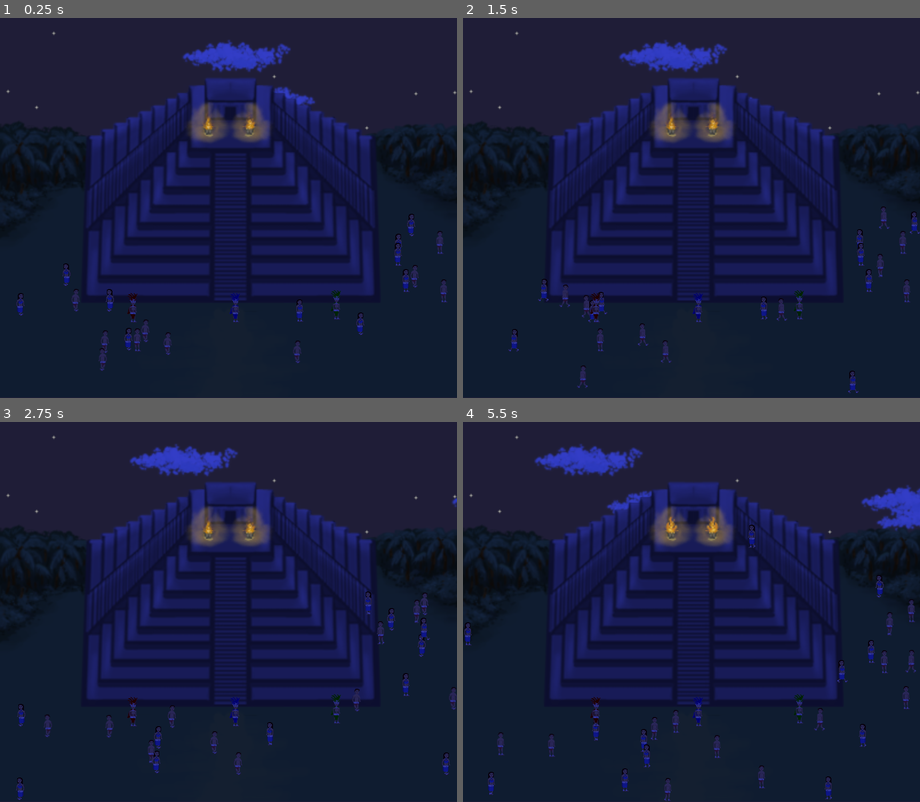
Above: before the commit, frames 1-4 (two rows, left to right).
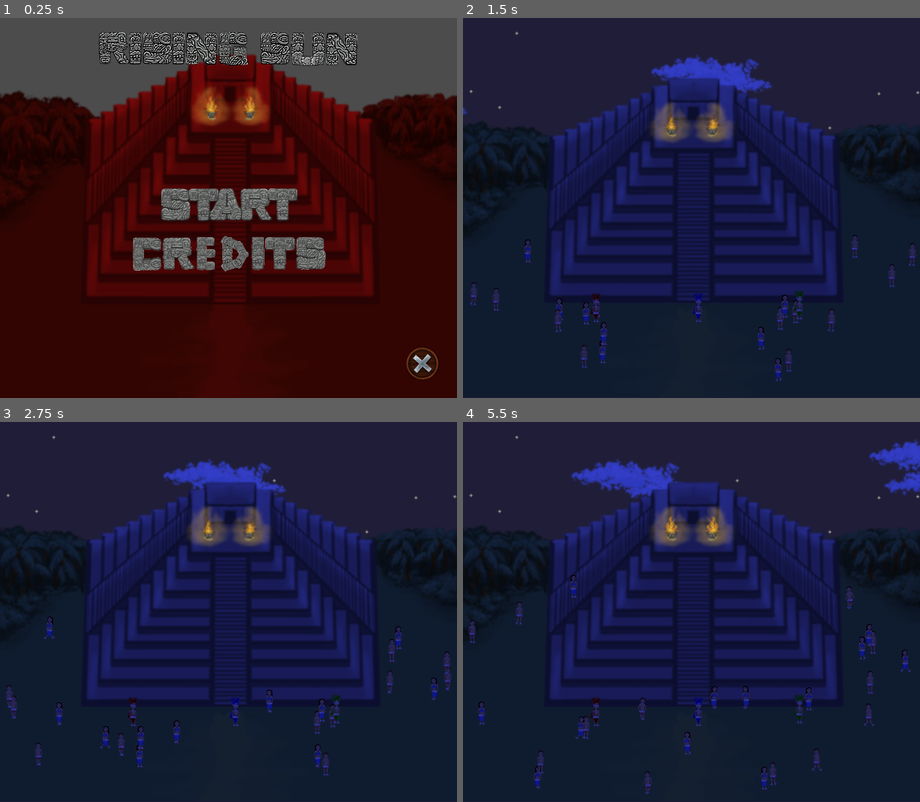
Above: after the commit, the same moments.

Repository: JohnMeadow1/RisingSun
Game: Godot game, scene res://start_scene.tscn
Same seed, same stepped clock (60 frames per second), same inputs: the game is played once before the commit and once after it. Before the commit the project starts from res://main.tscn.
Inputs (mouse positions are in pixels of both pictures, inside the frame that each line leads up to):
- Up to frame 1 (0.25 s): no input
- Up to frame 2 (1.5 s): click (691, 223) at 0.52 s
- Up to frame 3 (2.75 s): no input
- Up to frame 4 (5.5 s): no input

The runs differ from the first frame. In frame 1, 99% of the frame differs, in the area x 0-100%, y 0-100%; in frame 2, 4.0%; in frame 3, 4.3%; in frame 4, 6.5%.

Commit message:
Almost final version

Diff:
--- a/source/main.tscn
+++ b/source/main.tscn
@@ -143,7 +143,6 @@
 
 [node name="StaticBody2D" type="StaticBody2D" parent="background" index="2"]
 
-editor/display_folded = true
 input_pickable = false
 collision_layer = 3
 collision_mask = 3
@@ -209,7 +208,7 @@
 
 [node name="foreground" type="Node2D" parent="." index="1"]
 
-_sections_unfolded = [ "Visibility" ]
+_sections_unfolded = [ "Pause", "Visibility" ]
 __meta__ = {
 "_edit_group_": true,
 "_edit_lock_": true
@@ -218,19 +217,19 @@
 [node name="player1" parent="foreground" index="0" instance=ExtResource( 7 )]
 
 position = Vector2( 116.207, 265.765 )
-_sections_unfolded = [ "Collision", "Material", "Transform", "Visibility" ]
+_sections_unfolded = [ "Collision", "Material", "Transform", "Visibility", "collision" ]
 PLAYER_NUM = 1
 
 [node name="player2" parent="foreground" index="1" instance=ExtResource( 7 )]
 
 position = Vector2( 294.229, 263.31 )
-_sections_unfolded = [ "Collision", "Material", "Transform", "Visibility" ]
+_sections_unfolded = [ "Collision", "Material", "Transform", "Visibility", "collision" ]
 PLAYER_NUM = 2
 
 [node name="player3" parent="foreground" index="2" instance=ExtResource( 7 )]
 
 position = Vector2( 205.832, 265.765 )
-_sections_unfolded = [ "Collision", "Material", "Transform", "Visibility" ]
+_sections_unfolded = [ "Collision", "Material", "Transform", "Visibility", "collision" ]
 PLAYER_NUM = 3
 
 [node name="items" type="Node2D" parent="foreground" index="3"]
--- a/source/project.godot
+++ b/source/project.godot
@@ -11,7 +11,7 @@
 [application]
 
 config/name="RisingSun"
-run/main_scene="res://main.tscn"
+run/main_scene="res://start_scene.tscn"
 config/icon="res://icon.png"
 
 [autoload]
@@ -81,6 +81,8 @@
 alt_p3=[ Object(InputEventKey,"resource_local_to_scene":false,"resource_name":"","device":0,"alt":false,"shift":false,"control":false,"meta":false,"command":false,"pressed":false,"scancode":16777240,"unicode":0,"echo":false,"script":null)
 , Object(InputEventJoypadButton,"resource_local_to_scene":false,"resource_name":"","device":2,"button_index":1,"pressure":0.0,"pressed":false,"script":null)
  ]
+escape=[ Object(InputEventKey,"resource_local_to_scene":false,"resource_name":"","device":0,"alt":false,"shift":false,"control":false,"meta":false,"command":false,"pressed":false,"scancode":16777217,"unicode":0,"echo":false,"script":null)
+ ]
 
 [rendering]
 
--- a/source/scenes/blood.tscn
+++ b/source/scenes/blood.tscn
@@ -29,7 +29,7 @@
 angular_velocity = 0.0
 angular_damp = -1.0
 script = ExtResource( 1 )
-_sections_unfolded = [ "Linear" ]
+_sections_unfolded = [ "Collision", "Linear" ]
 
 [node name="CollisionShape2D" type="CollisionShape2D" parent="." index="0"]
 
--- a/source/scenes/no_player.tscn
+++ b/source/scenes/no_player.tscn
@@ -129,7 +129,7 @@
 audio_stream = ExtResource( 3 )
 random_pitch = 1.3
 
-[node name="npc" type="KinematicBody2D" index="0"]
+[node name="npc" type="KinematicBody2D"]
 
 input_pickable = false
 collision_layer = 1
@@ -173,5 +173,5 @@
 autoplay = false
 max_distance = 2000.0
 attenuation = 1.0
-bus = "Woman"
+bus = "Master"
 area_mask = 1
--- a/source/scenes/sky.tscn
+++ b/source/scenes/sky.tscn
@@ -5,7 +5,7 @@
 [ext_resource path="res://images/nightsky2.png" type="Texture" id=3]
 [ext_resource path="res://images/sunhappy.png" type="Texture" id=4]
 
-[node name="Sun" type="Node2D" index="0"]
+[node name="Sun" type="Node2D"]
 
 script = ExtResource( 1 )
 
--- a/source/scripts/blood.gd
+++ b/source/scripts/blood.gd
@@ -2,10 +2,12 @@
 
 var timer = 1
 var is_processing = true
+var cleanup_time = 0
 
 func _ready():
 	randomize()
-	timer = rand_range(0.2,2)
+	timer = rand_range(0.2,0.5)
+	cleanup_time = rand_range(10,15)
 
 func _physics_process(delta):
 	if is_processing:
@@ -16,4 +18,8 @@
 			$CollisionShape2D.disabled = true
 			sleeping                   = true
 			is_processing              = false
-#		print ("ok")
+	else:
+		timer+=delta
+		modulate = Color(1,1,1,1-(timer/cleanup_time))
+		if timer>cleanup_time:
+			queue_free()
--- a/source/scripts/npc.gd
+++ b/source/scripts/npc.gd
@@ -14,9 +14,11 @@
 var blood_object = preload("res://scenes/blood.tscn")
 var texture1 = preload("res://images/npc.png")
 var texture2 = preload("res://images/npc2.png")
+var cleanup_time = 0
 
 func _ready():
 	randomize()
+	cleanup_time = rand_range(10,15)
 	if randi()%2:
 		$Sprite.set_texture(texture1)
 	else:
@@ -123,14 +125,19 @@
 
 				game.add_points(1)
 
-			if randi() %10:
+			if randi() %15:
 				var new_blood = blood_object.instance()
 				new_blood.rotation = rand_range(0,2*PI)
 				new_blood.position = position
 				new_blood.get_node("Sprite").frame = randi()%8
-				new_blood.linear_velocity = Vector2(rand_range(-50,50),rand_range(-10,50))
+				new_blood.linear_velocity = Vector2(rand_range(-600,600),rand_range(-50,600))
 
 				$"../../../background/blood_pool".add_child(new_blood)
 		#######################################################
 		STATE_DEAD:
+			dying_timer+=delta
+			$Sprite.modulate = Color(1,1,1,1-((dying_timer*5)/cleanup_time-4))
+			if dying_timer>cleanup_time:
+				queue_free()
+
 			pass
--- a/source/scripts/sky.gd
+++ b/source/scripts/sky.gd
@@ -17,9 +17,11 @@
 	if rotation < game.get_sun_pos() * (PI/2):
 		rotation += delta * SUN_SPEED;
 		rotation = min(rotation, game.get_sun_pos() * (PI/2))
+		$sun.frame=0
 	elif rotation >= game.get_sun_pos() * (PI/2):
 		rotation -= delta * SUN_SPEED;
 		rotation = max(rotation, game.get_sun_pos() * (PI/2))
+		$sun.frame=1
 	$sun.rotation = -rotation
 
 	# Modify sun trajectory
@@ -34,7 +36,9 @@
 	var local_color = Color( 0.22*(1-alpha) +alpha, 0.25*(1-alpha) +alpha, 0.8*(1-alpha) +alpha, 1 )
 
 	$"../../foreground".modulate = local_color
-	$"../Node2D".modulate   = local_color
+#	$"../../foreground/items".modulate = local_color
+	$"../Node2D".modulate       = local_color
+	$"../blood_pool".modulate   = local_color
 #	$"../temple".modulate       = local_color
 #	$"../clouds".modulate       = local_color
 #	$"../clouds2".modulate      = local_color
Binary file removed: source/scenes/icon.png
Not shown, removed: source/scenes/icon.png.import
